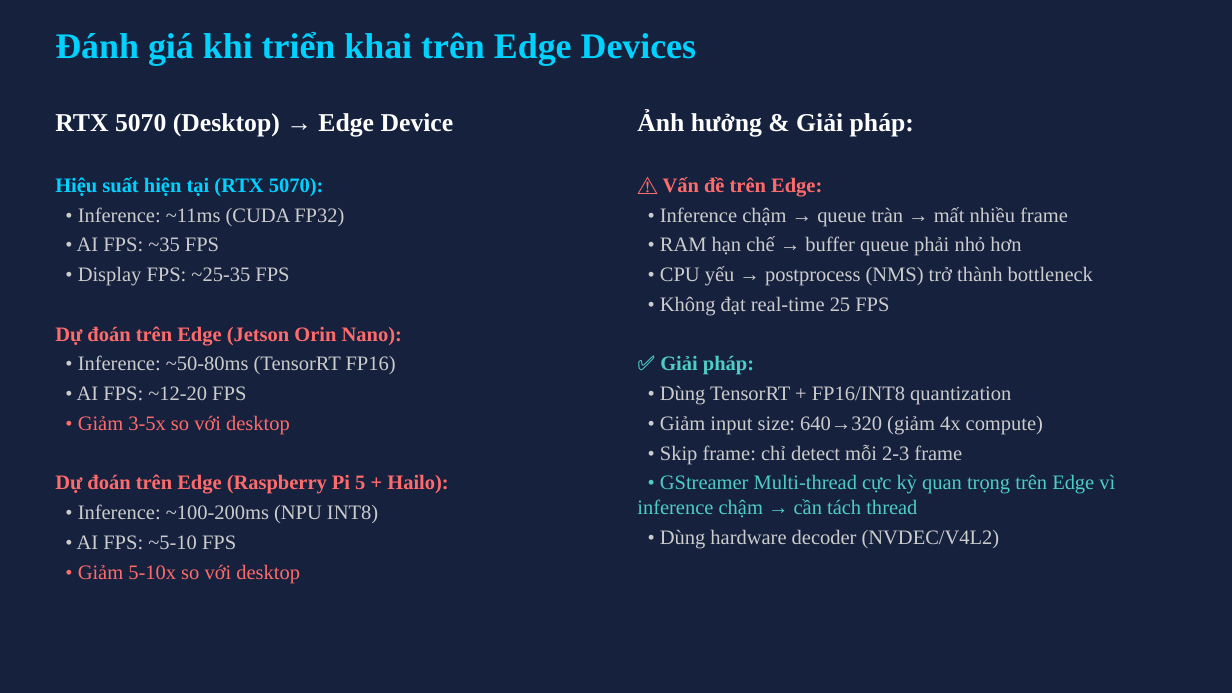
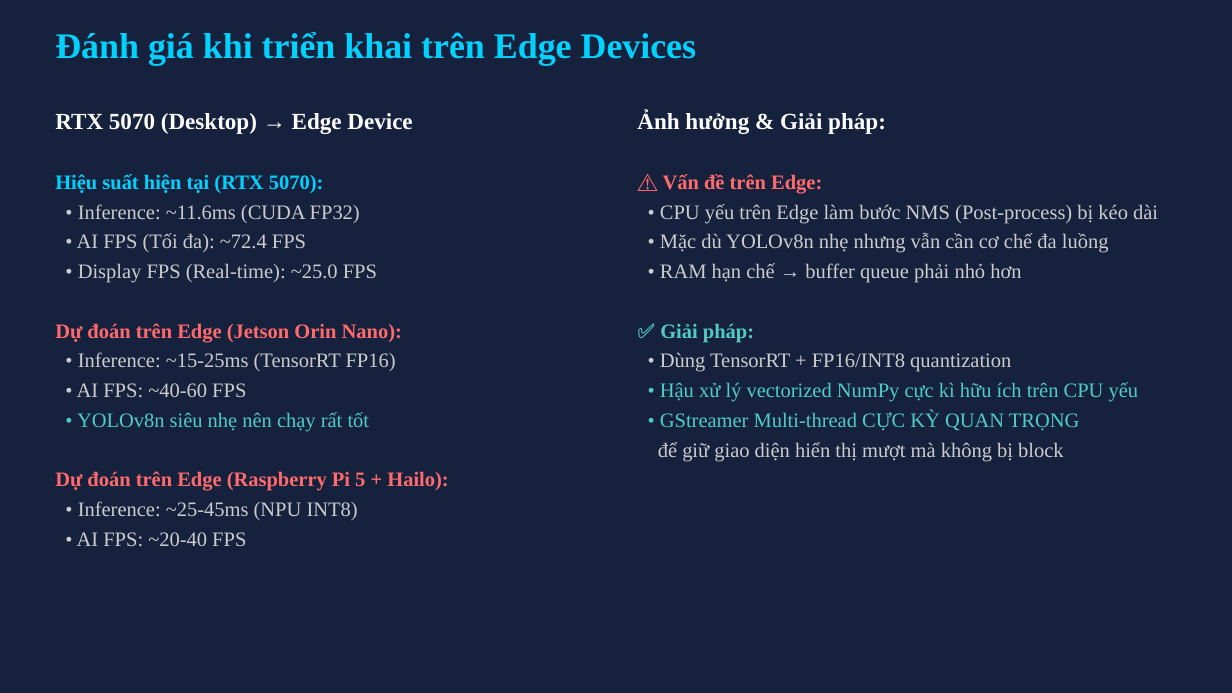
Before and after one commit to phucngongac2901/project_object_detection_benchmark, a slide deck: slide 10 of slide/Đo_luong_va_danh_gia_hieu_nang.pptx. Drawn at 1232x693 pixels with LibreOffice and Linux fonts; fonts in the diff are those of the drawing. Boxes give left, top, right and bottom in pixels: in the first picture for what was removed or moved away, otherwise in the second. Text is boxed around its words. In the diff, an @@ line names an element or a change of style, - is before the commit and + after.

```diff
--- a/slide/Đo_luong_va_danh_gia_hieu_nang.pptx
+++ b/slide/Đo_luong_va_danh_gia_hieu_nang.pptx
@@ text at (55,113,412,134): size 20 to 18 pt in "RTX 5070 (Desktop) → Edge Device" @@
@@ text at (637,111,886,134): size 20 to 18 pt in "Ảnh hưởng & Giải pháp:" @@
@@ text at (77,204,377,283): text changed @@
-• Inference: ~11ms (CUDA FP32)
-• AI FPS: ~35 FPS
-• Display FPS: ~25-35 FPS
+• Inference: ~11.6ms (CUDA FP32)
+• AI FPS (Tối đa): ~72.4 FPS
+• Display FPS (Real-time): ~25.0 FPS
@@ text at (660,204,1158,253): text changed @@
-• Inference chậm → queue tràn → mất nhiều frame
+• CPU yếu trên Edge làm bước NMS (Post-process) bị kéo dài
+• Mặc dù YOLOv8n nhẹ nhưng vẫn cần cơ chế đa luồng
@@ text at (660,266,1093,316): paragraphs removed @@
-• CPU yếu → postprocess (NMS) trở thành bottleneck
-• Không đạt real-time 25 FPS
@@ text at (77,352,396,432): text changed @@
-• Inference: ~50-80ms (TensorRT FP16)
-• AI FPS: ~12-20 FPS
-• Giảm 3-5x so với desktop
+• Inference: ~15-25ms (TensorRT FP16)
+• AI FPS: ~40-60 FPS
+• YOLOv8n siêu nhẹ nên chạy rất tốt
@@ text at (658,382,1139,462): text changed; text colour #CCCCCC to #4ECDC4 @@
-• Giảm input size: 640→320 (giảm 4x compute)
-• Skip frame: chỉ detect mỗi 2-3 frame
-• GStreamer Multi-thread cực kỳ quan trọng trên Edge vì inference chậm → cần tách thread
-• Dùng hardware decoder (NVDEC/V4L2)
+• Hậu xử lý vectorized NumPy cực kì hữu ích trên CPU yếu
+• GStreamer Multi-thread CỰC KỲ QUAN TRỌNG
+để giữ giao diện hiển thị mượt mà không bị block
@@ text at (77,501,358,547): text changed @@
-• Inference: ~100-200ms (NPU INT8)
-• AI FPS: ~5-10 FPS
-• Giảm 5-10x so với desktop
+• Inference: ~25-45ms (NPU INT8)
+• AI FPS: ~20-40 FPS
```
Also in this commit, not shown: 9 other slides changed, 1 slide added, 1 slide removed, 29 other files.
